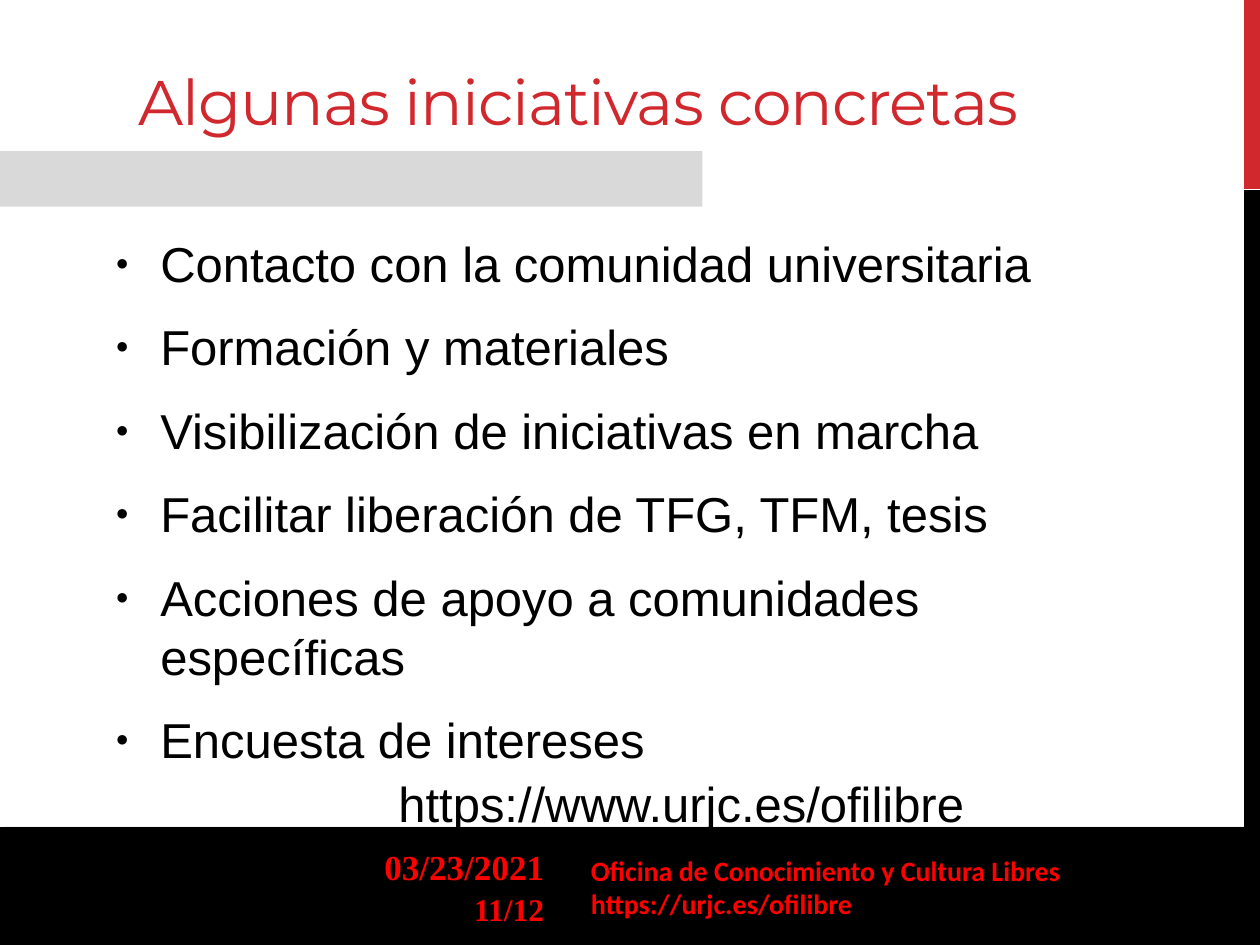
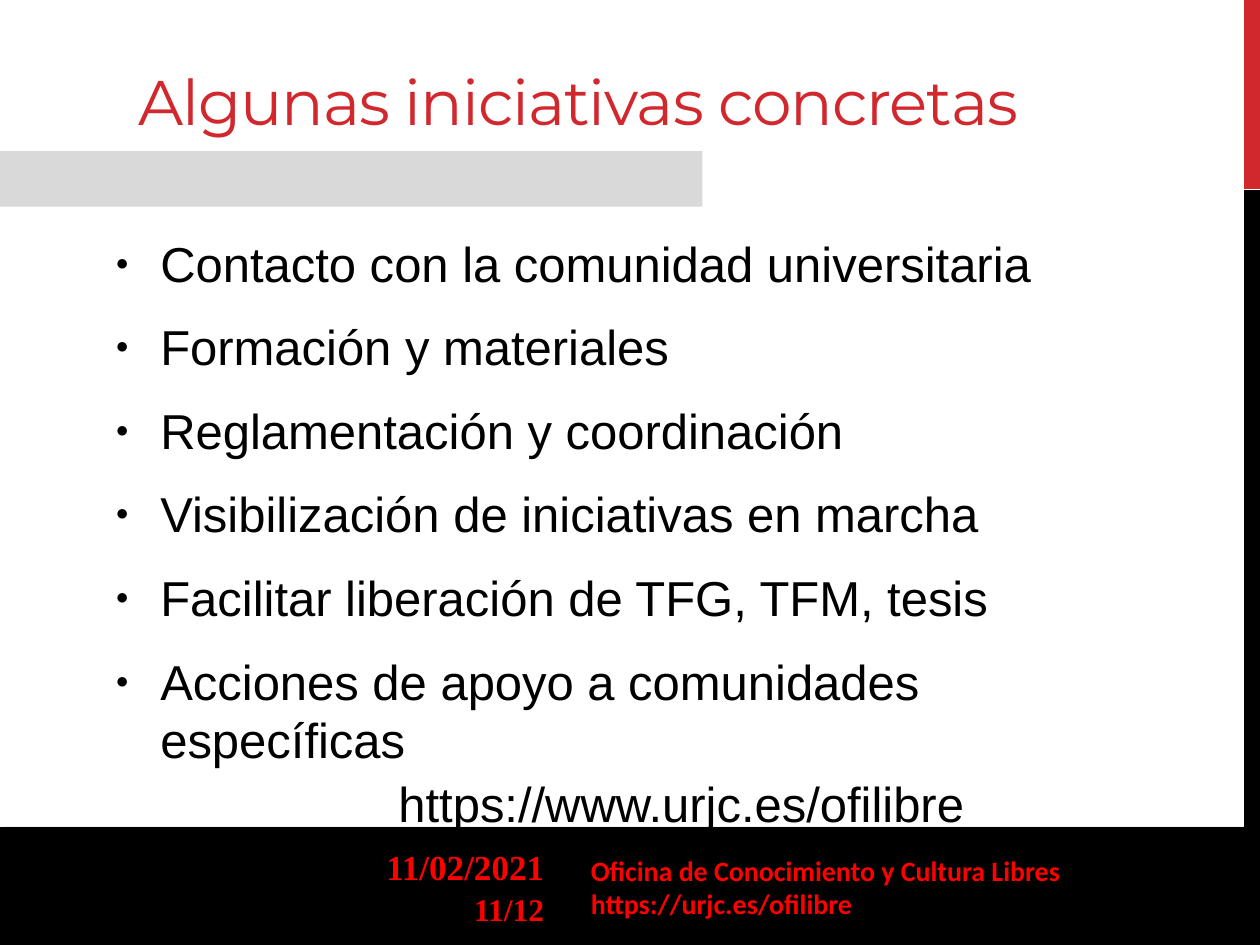
Before and after one commit to gabrielIzquierdo/OfiLibreGabri.github.io, a slide deck: slide 11 of static/transpas/ofilibre/Ofilibre-presentacion.odp. Drawn at 1260x945 pixels with LibreOffice and Linux fonts; fonts in the diff are those of the drawing; background and template pictures are left out. Boxes give left, top, right and bottom in pixels: in the first picture for what was removed or moved away, otherwise in the second. Text is boxed around its words. In the diff, an @@ line names an element or a change of style, - is before the commit and + after.

```diff
--- a/static/transpas/ofilibre/Ofilibre-presentacion.odp
+++ b/static/transpas/ofilibre/Ofilibre-presentacion.odp
@@ text at [160,413,844,459]: paragraph added @@
+● Reglamentación y coordinación
@@ text at [160,722,645,759]: paragraph removed @@
-● Encuesta de intereses
@@ text at [386,856,544,881]: text changed @@
-03/23/2021
+11/02/2021
```
Also in this commit, not shown: 11 other slides changed, 1 other file.
